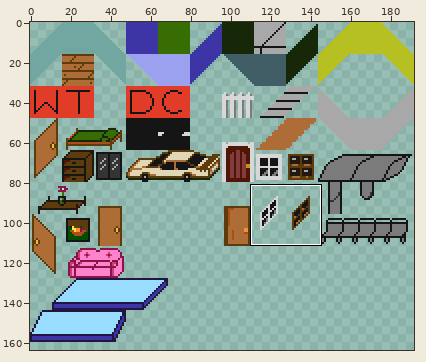
A sprite sheet gets an edit: assets/images/tilesets/tiles.png. Above: a wide view before the commit, with the close-up outlined.
Close-up. First the earlier version:
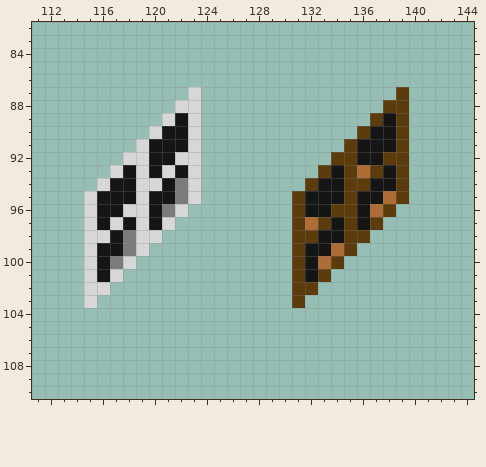
The file is 192x256 pixels. Shown: x 111..144, y 82..110. The wide view leaves out empty margins.
And afterwards:
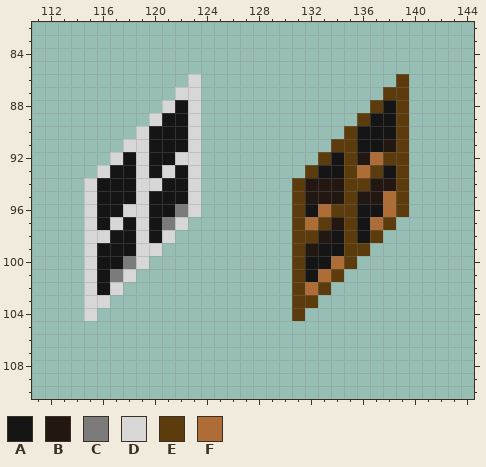
Palette (. is transparent): A #151515  B #231712  C #7b7b7b  D #d7d7d7  E #5c3c0d  F #ae6c37
The exact change:
The author changed colour C to colour A in rows 94 to 95 at x 122; in row 96 at x 121; in rows 98 to 99 at x 118; in row 100 at x 117.
The author changed colour D to colour A in row 88 at x 122; in row 89 at x 121; in row 90 at x 120; in row 92 at x 118; in row 93 at x 117; in row 94 at x 116.
The author changed colour D to colour A in row 98 at x 120; in row 102 at x 116.
The author changed colour E to colour A in row 88 at x 138; in row 89 at x 137; in row 90 at x 136; in row 92 at x 134; in row 93 at x 133; in row 98 at x 136.
The author changed colour F to colour A in row 96 at x 137; in row 99 at x 134; in row 100 at x 133.
The author changed colour A to colour B in row 91 at x 138; in row 92 at x 136; in row 94 at x 133 to 134 and 137 to 138; in row 95 at x 132 to 134 and 136 to 137; in row 97 at x 134; in row 98 at x 133.
The author changed colour A to colour B in row 99 at x 132.
The author changed colour E to colour B in row 94 at x 132.
The author changed colour D to colour C in row 96 at x 122; in row 97 at x 121; in row 100 at x 118; in row 101 at x 117.
Colour D now appears in row 86 at x 123; in row 87 at x 122; in row 88 at x 121; in row 89 at x 120; in row 90 at x 119; in row 91 at x 118.
Colour D now appears in row 92 at x 117; in row 93 at x 116; in row 94 at x 115; in row 96 at x 123; in row 97 at x 122; in row 98 at x 121.
Colour D now appears in row 99 at x 120; in row 100 at x 119; in row 101 at x 118; in row 102 at x 117; in row 103 at x 116; in row 104 at x 115.
Colour E now appears in row 86 at x 139; in row 87 at x 138; in row 88 at x 137; in row 89 at x 136; in row 90 at x 135; in row 91 at x 134.
Colour E now appears in row 92 at x 133; in row 93 at x 132; in row 94 at x 131; in row 96 at x 139; in row 97 at x 138; in row 98 at x 137.
Colour E now appears in row 99 at x 136; in row 100 at x 135; in row 101 at x 134; in row 102 at x 133; in row 103 at x 132; in row 104 at x 131.
The author changed colour A to colour F in row 92 at x 137; in row 96 at x 133.
The author changed colour E to colour F in row 96 at x 138; in row 97 at x 137; in row 100 at x 134; in row 101 at x 133; in row 102 at x 132.
Pixel boxes of the changes (left, top, right, bottom) in both close-ups:
changed: (84, 74, 201, 321)
changed: (292, 74, 409, 321)
